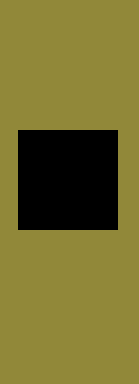
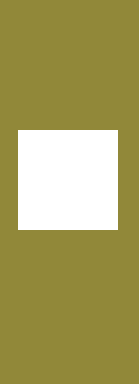
Comparing the layer stacks of the two 139 × 384 images. Changes:
painted on "Layer 0" over box(18, 130, 118, 230)
